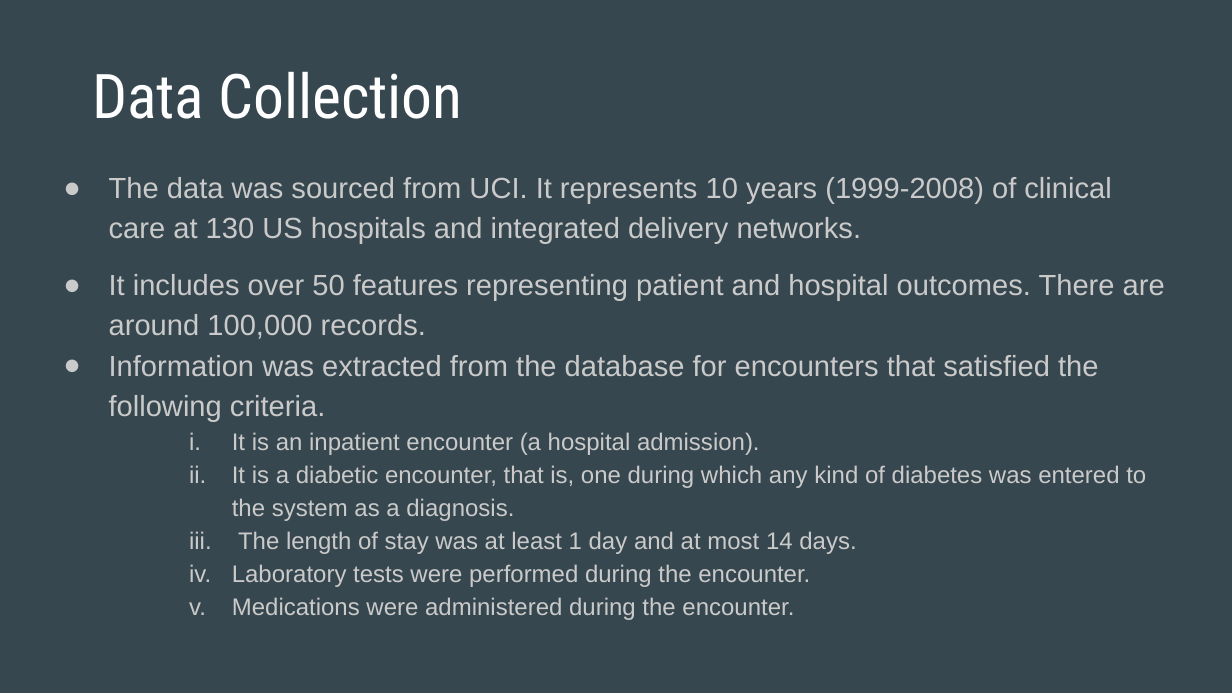
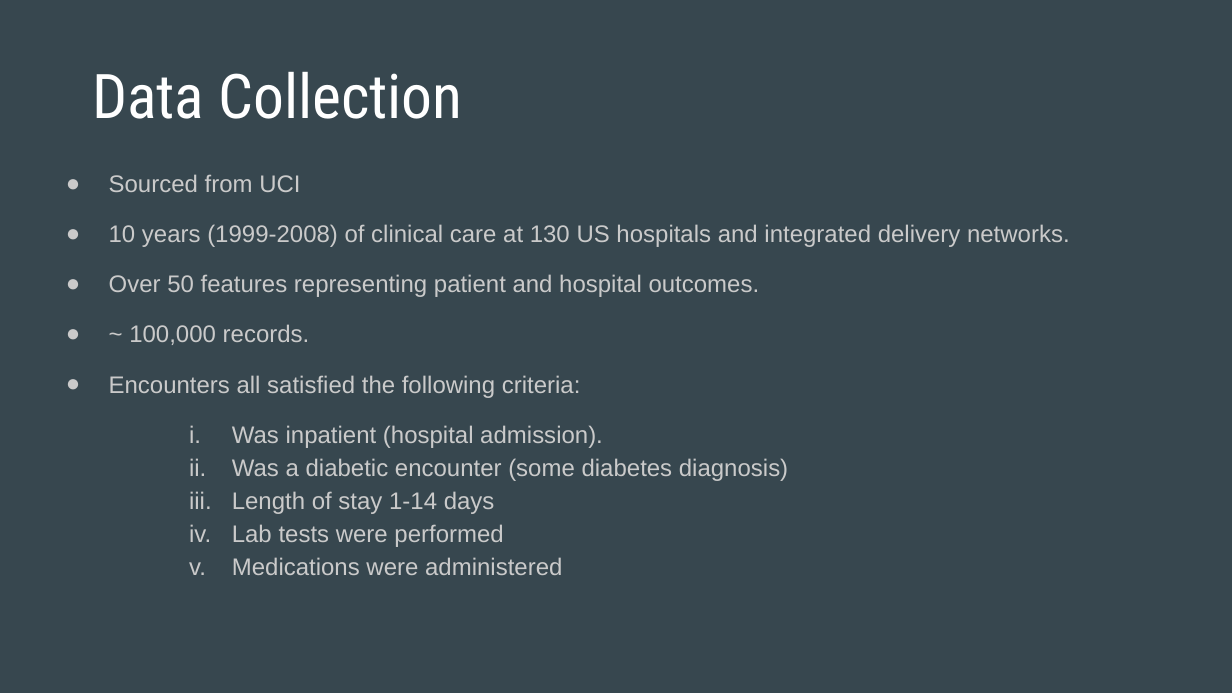
Before and after one commit to sagarwala12/HRRP, a slide deck: slide 7 of HRRP Presentation.pptx. Drawn at 1232x693 pixels with LibreOffice and Linux fonts; fonts in the diff are those of the drawing. Boxes give left, top, right and bottom in pixels: in the first picture for what was removed or moved away, otherwise in the second. Text is boxed around its words. In the diff, an @@ line names an element or a change of style, - is before the commit and + after.

Commit message:
Update Presentation

```diff
--- a/HRRP Presentation.pptx
+++ b/HRRP Presentation.pptx
@@ text at (109,174,1070,575): text changed; size 17 to 14 pt @@
-● The data was sourced from UCI. It represents 10 years (1999-2008) of clinical care at 130 US hospitals and integrated delivery networks.
-● It includes over 50 features representing patient and hospital outcomes. There are around 100,000 records.
-● Information was extracted from the database for encounters that satisfied the following criteria.
-    i. It is an inpatient encounter (a hospital admission).
-    ii. It is a diabetic encounter, that is, one during which any kind of diabetes was entered to the system as a diagnosis.
-    iii. The length of stay was at least 1 day and at most 14 days.
-    iv. Laboratory tests were performed during the encounter.
-    v. Medications were administered during the encounter.
+● Sourced from UCI
+● 10 years (1999-2008) of clinical care at 130 US hospitals and integrated delivery networks.
+● Over 50 features representing patient and hospital outcomes.
+● ~ 100,000 records.
+● Encounters all satisfied the following criteria:
+    i. Was inpatient (hospital admission).
+    ii. Was a diabetic encounter (some diabetes diagnosis)
+    iii. Length of stay 1-14 days
+    iv. Lab tests were performed
+    v. Medications were administered
```
Also in this commit, not shown: 21 other slides changed, 6 slides added, 12 slides removed.
